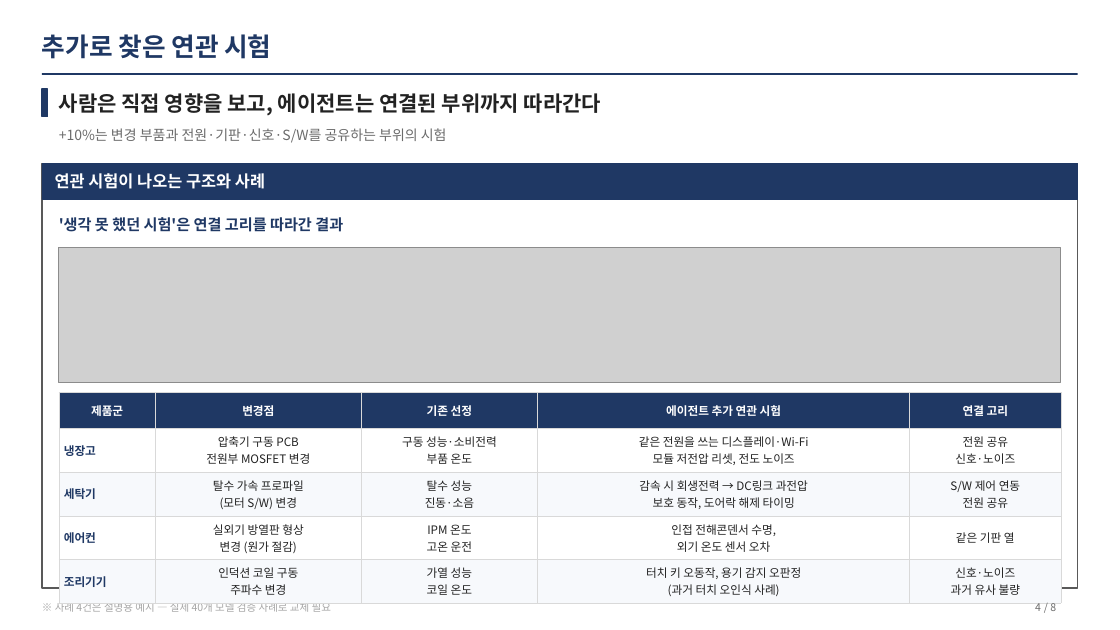
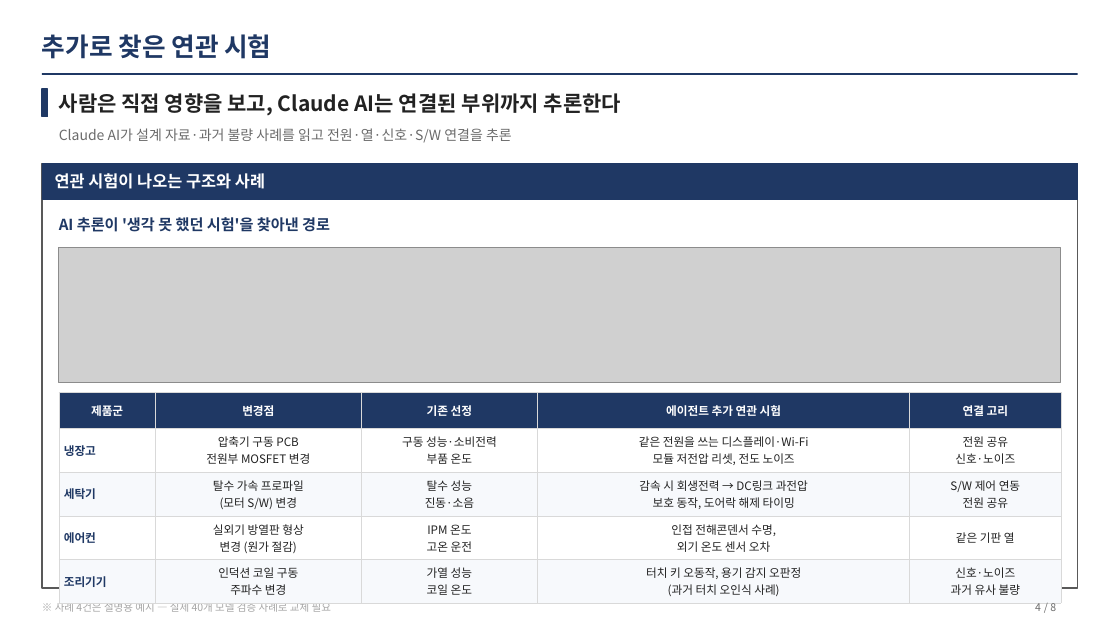
Before and after one commit to kimeungjin-cmd/Start1, a slide deck: slide 4 of output/vp/시험항목자동선정_성과보고.pptx. Drawn at 1120x630 pixels with LibreOffice and Linux fonts; fonts in the diff are those of the drawing; grey boxes stand for pictures. Boxes give left, top, right and bottom in pixels: in the first picture for what was removed or moved away, otherwise in the second. Text is boxed around its words. In the diff, an @@ line names an element or a change of style, - is before the commit and + after.

```diff
--- a/output/vp/시험항목자동선정_성과보고.pptx
+++ b/output/vp/시험항목자동선정_성과보고.pptx
@@ text at [59,93,621,115]: text changed @@
-사람은 직접 영향을 보고, 에이전트는 연결된 부위까지 따라간다
+사람은 직접 영향을 보고, Claude AI는 연결된 부위까지 추론한다
@@ text at [59,128,512,142]: text changed @@
-+10%는 변경 부품과 전원·기판·신호·S/W를 공유하는 부위의 시험
+Claude AI가 설계 자료·과거 불량 사례를 읽고 전원·열·신호·S/W 연결을 추론
@@ text at [59,217,330,232]: text changed @@
-'생각 못 했던 시험'은 연결 고리를 따라간 결과
+AI 추론이 '생각 못 했던 시험'을 찾아낸 경로
```
Also in this commit, not shown: 4 other slides changed, 4 other files.
